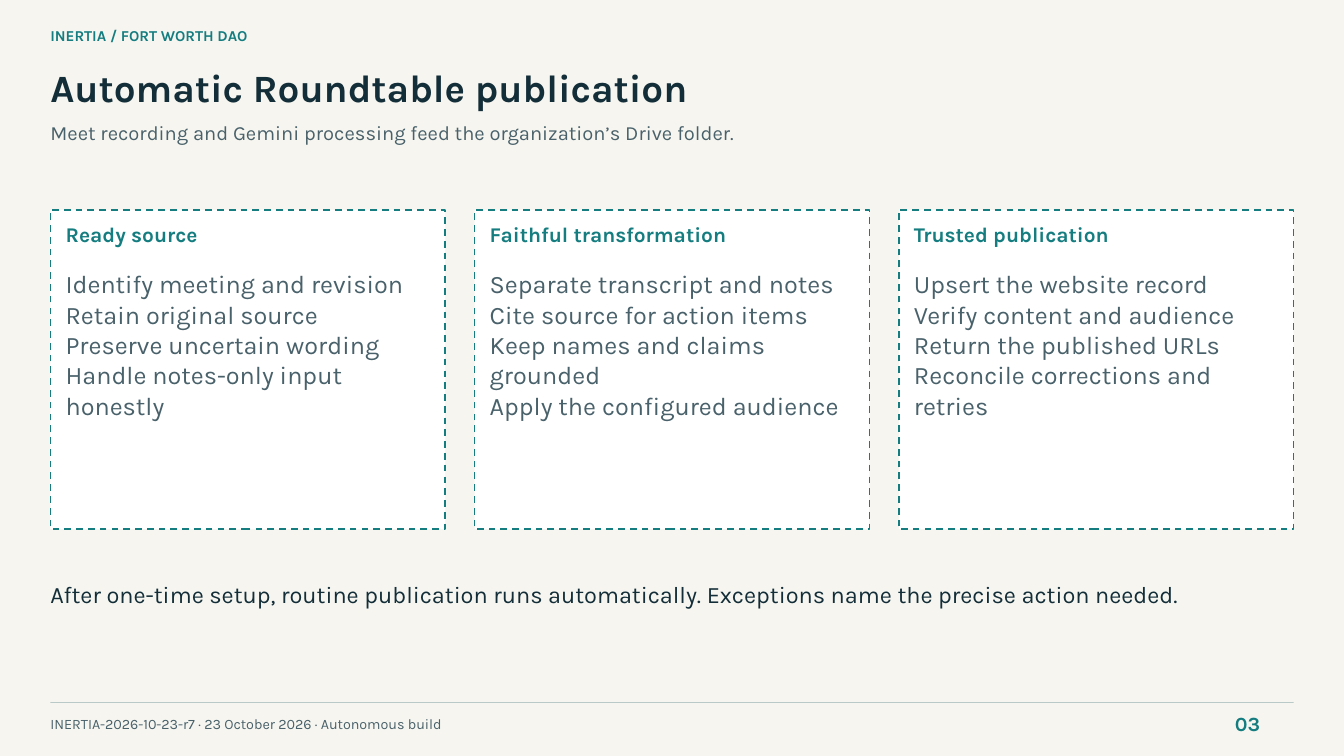
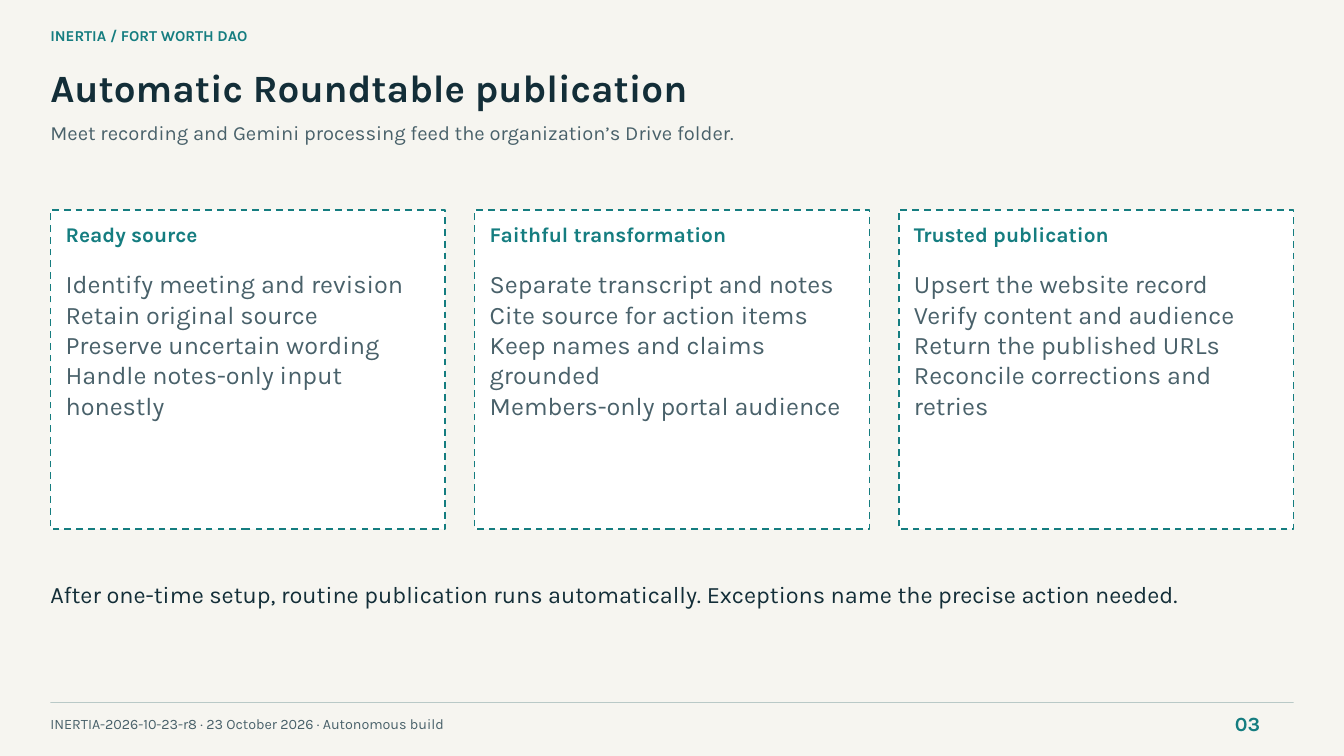
Before and after one commit to NetRxn/Inertia, a slide deck: slide 3 of Inertia-Architecture.pptx. Drawn at 1344x756 pixels with LibreOffice and Linux fonts; fonts in the diff are those of the drawing. Boxes give left, top, right and bottom in pixels: in the first picture for what was removed or moved away, otherwise in the second. Text is boxed around its words. In the diff, an @@ line names an element or a change of style, - is before the commit and + after.

```diff
--- a/Inertia-Architecture.pptx
+++ b/Inertia-Architecture.pptx
@@ text at (490,397,841,421): text changed @@
-Apply the configured audience
+Members-only portal audience
@@ text at (50,719,444,729): text changed @@
-INERTIA-2026-10-23-r7 · 23 October 2026 · Autonomous build
+INERTIA-2026-10-23-r8 · 23 October 2026 · Autonomous build
```
Also in this commit, not shown: 7 other slides changed, 9 other files.
